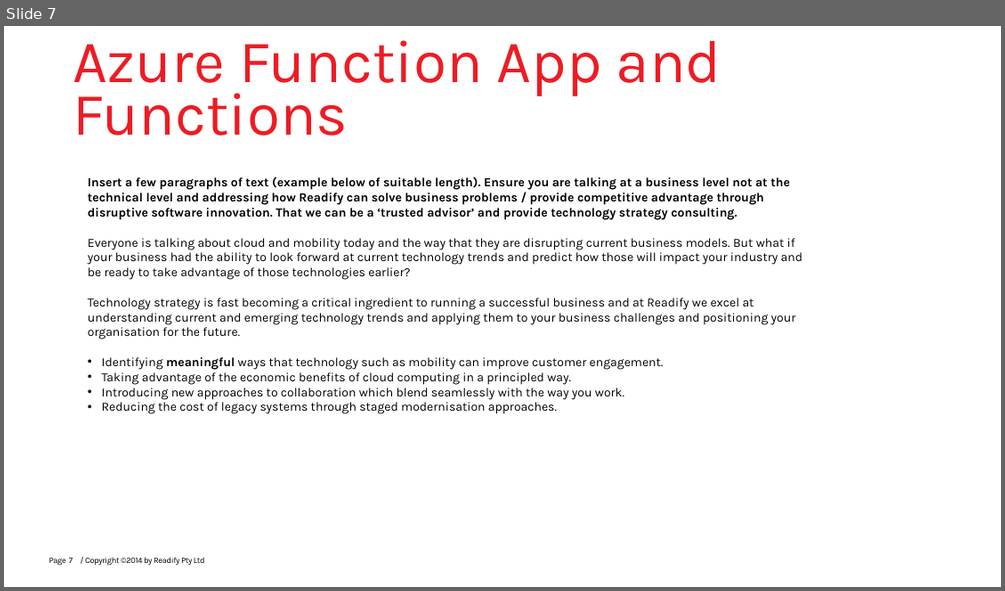
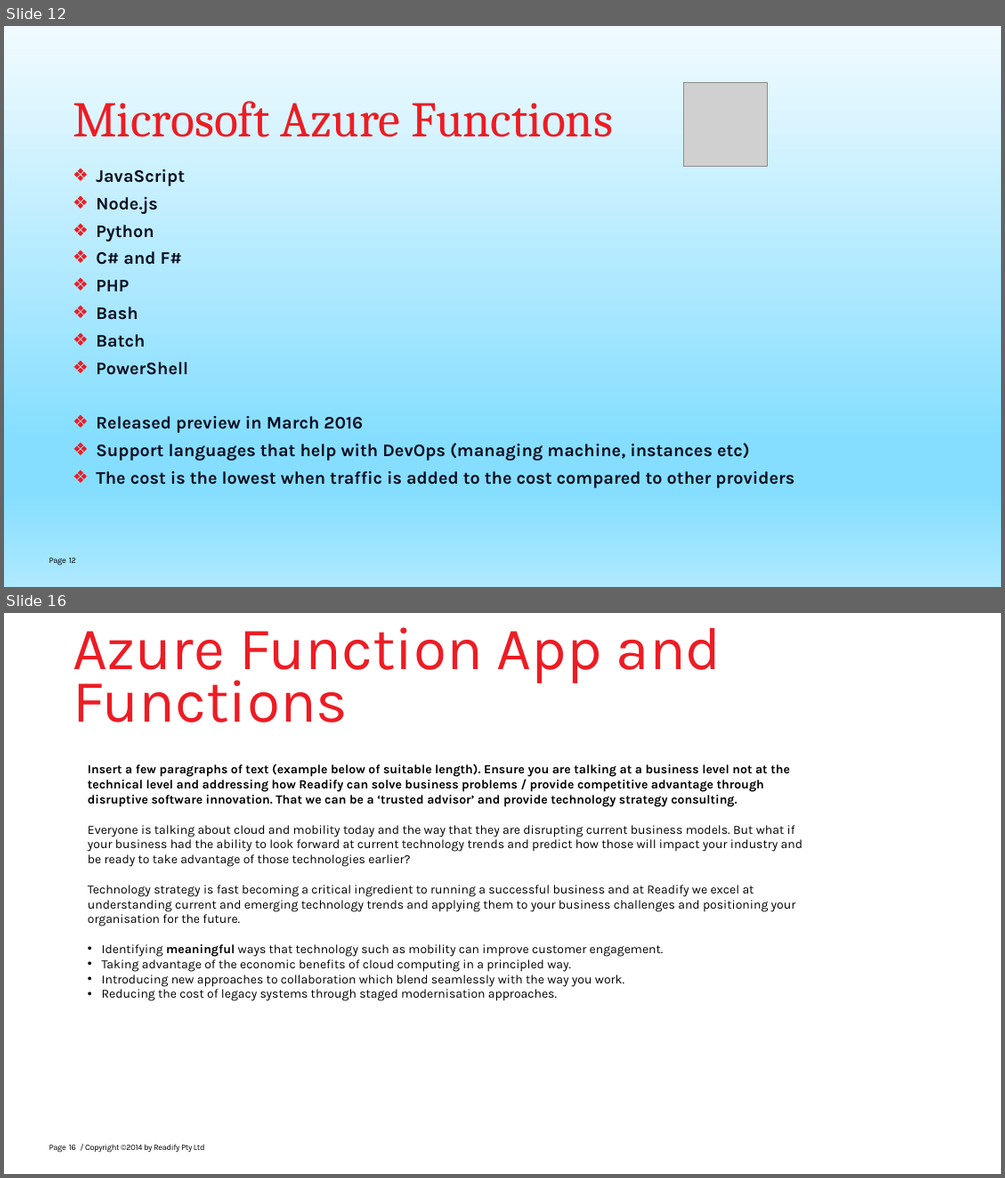
Before and after one commit to mehdikhaleghian/StudyNotes, a slide deck: Azure Functions.pptx. Shown one above the other, each under a label of ours: slide 7 before the commit, slides 12 and 16 after it; the slides between them are not shown. The pictures are 1005x591 and 1005x1178 pixels, drawn with LibreOffice and Linux fonts; fonts in the diff are those of the drawing; grey boxes stand for pictures; background and template pictures are left out. Boxes give left, top, right and bottom in pixels: in the first picture for what was removed or moved away, otherwise in the second. Text is boxed around its words. In the diff, an @@ line names an element or a change of style, - is before the commit and + after.

```diff
--- a/Azure Functions.pptx
+++ b/Azure Functions.pptx
@@ slide 12 added at (4, 26, 1001, 587), background picture (left out); not listed: 1 template element that a slide beside it also shows @@
@@ title added at (73, 101, 613, 137), 48 pt, text #ED1C24 @@
+Microsoft Azure Functions
@@ picture added at (684, 83, 768, 167) @@
@@ text added at (96, 169, 794, 488), 17 pt, text #0B0F21, bold @@
+❖ JavaScript
+❖ Node.js
+❖ Python
+❖ C# and F#
+❖ PHP
+❖ Bash
+❖ Batch
+❖ PowerShell
+❖ Released preview in March 2016
+❖ Support languages that help with DevOps (managing machine, instances etc)
+❖ The cost is the lowest when traffic is added to the cost compared to other providers
@@ page number added at (69, 557, 76, 563), 8 pt, text #000000 @@
+12
@@ what was slide 7 is now slide 16 @@
@@ page number at (69, 1144, 76, 1150): text changed @@
-7
+16
```
Also in this commit, not shown: 5 slides changed, 10 other slides added, 2 slides removed, 17 other files.
